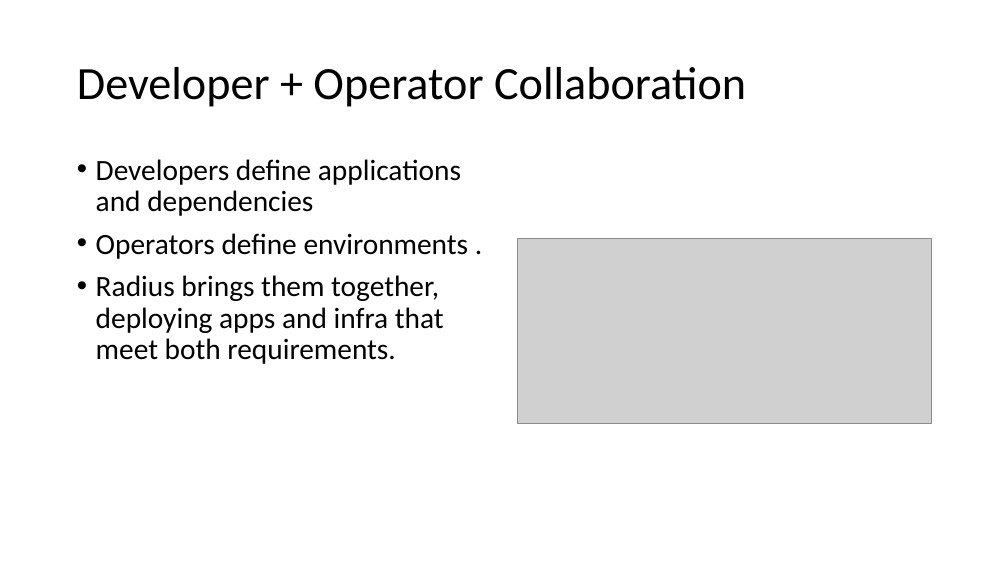
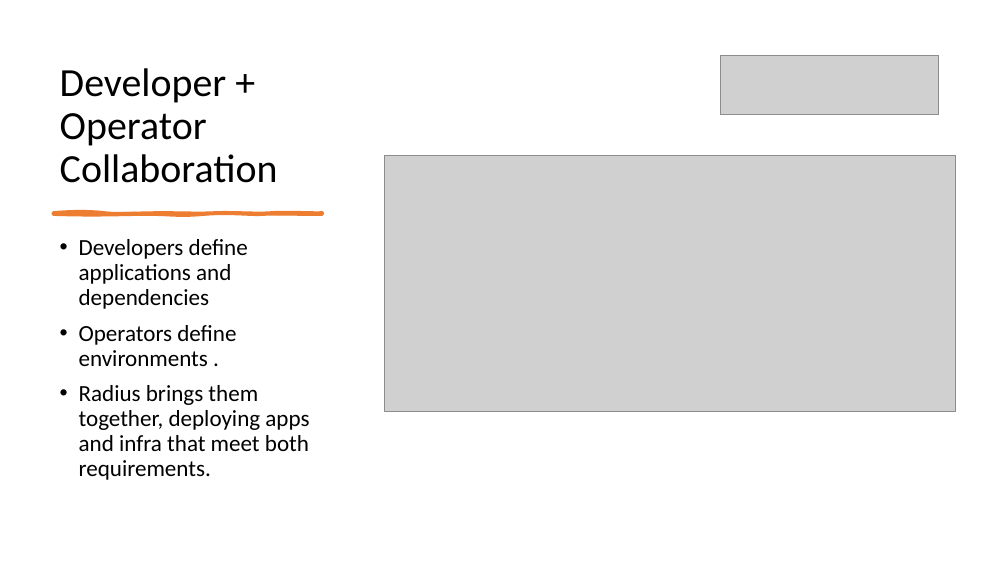
Before and after one commit to willvelida/talks, a slide deck: slide 6 of intro-to-radius/Presentation.pptx (slide 5 before the commit). Drawn at 1008x567 pixels with LibreOffice and Linux fonts; fonts in the diff are those of the drawing; grey boxes stand for pictures. Boxes give left, top, right and bottom in pixels: in the first picture for what was removed or moved away, otherwise in the second. Text is boxed around its words. In the diff, an @@ line names an element or a change of style, - is before the commit and + after.

Commit message:
Adding Radius talk

```diff
--- a/intro-to-radius/Presentation.pptx
+++ b/intro-to-radius/Presentation.pptx
@@ title "Developer + Operator Collaboration": place and size @@
-title "Developer + Operator Collaboration" at (77, 67, 746, 107)
+title "Developer + Operator Collaboration" at (60, 68, 278, 183)
@@ title "Developer + Operator Collaboration" at (60, 68, 278, 183): size 44 to 38 pt; vertical alignment middle to bottom @@
@@ picture added at (721, 55, 939, 115) @@
@@ picture: place and size @@
-picture at (518, 238, 932, 423)
+picture at (385, 156, 956, 411)
@@ text "Developers define applications and dependencies": place and size @@
-text "Developers define applications and dependencies" at (96, 159, 469, 364)
+text "Developers define applications and dependencies" at (79, 239, 309, 480)
@@ text "Developers define applications and dependencies" at (79, 239, 309, 480): size 28 to 22 pt @@
@@ freeform shape added at (53, 212, 322, 214), fill #ED7D31, outline #ED7D31 3 pt @@
```
Also in this commit, not shown: 8 other slides changed, 8 slides added, 1 slide removed, 8 other files.
